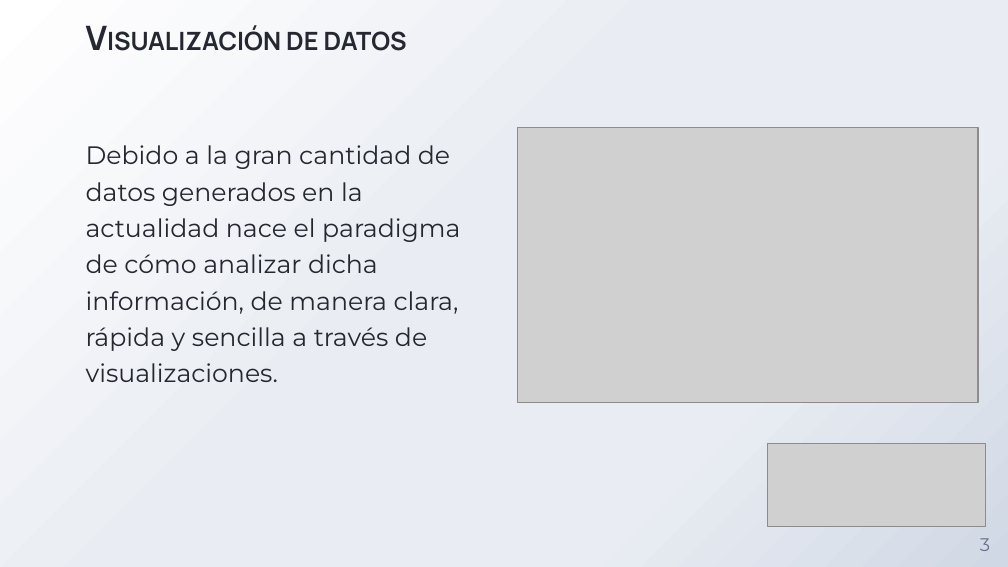
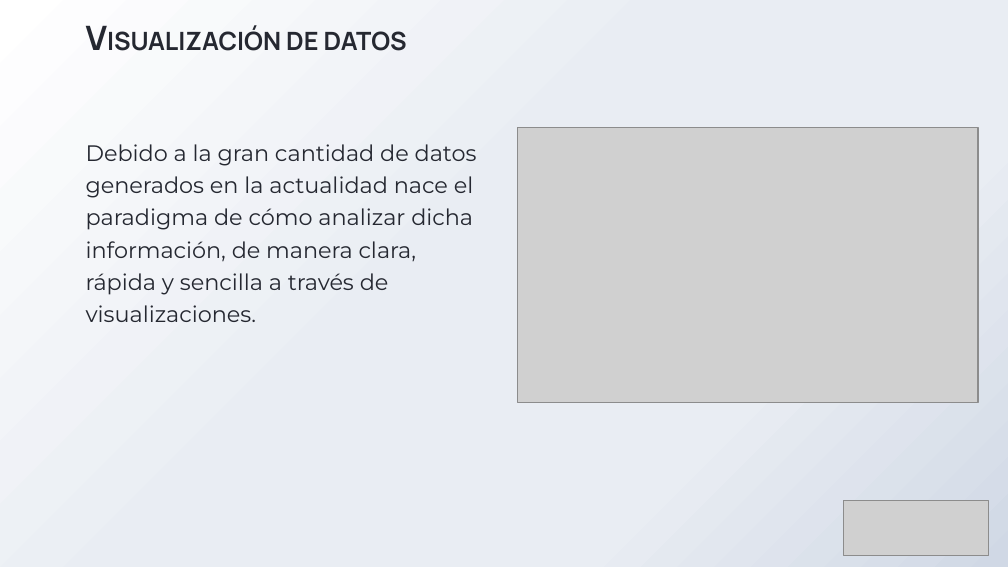
Before and after one commit to adrixp/MemoriaTFG-AdrianPizarroSerrano, a slide deck: slide 3 of PresentaciónTFG_Adrián_Pizarro_Serrano.pptx. Drawn at 1008x567 pixels with LibreOffice and Linux fonts; fonts in the diff are those of the drawing; grey boxes stand for pictures; background and template pictures are left out. Boxes give left, top, right and bottom in pixels: in the first picture for what was removed or moved away, otherwise in the second. Text is boxed around its words. In the diff, an @@ line names an element or a change of style, - is before the commit and + after.

```diff
--- a/PresentaciónTFG_Adrián_Pizarro_Serrano.pptx
+++ b/PresentaciónTFG_Adrián_Pizarro_Serrano.pptx
@@ text "Debido a la gran cantidad ..." at box(86, 144, 477, 322): size 18 to 16 pt @@
@@ picture: place and size @@
-picture at box(767, 444, 985, 526)
+picture at box(843, 500, 989, 555)
@@ page number removed at box(980, 538, 990, 551) @@
-3
```
Also in this commit, not shown: 13 other slides changed, 3 slides added, 1 slide removed, 1 other file.
